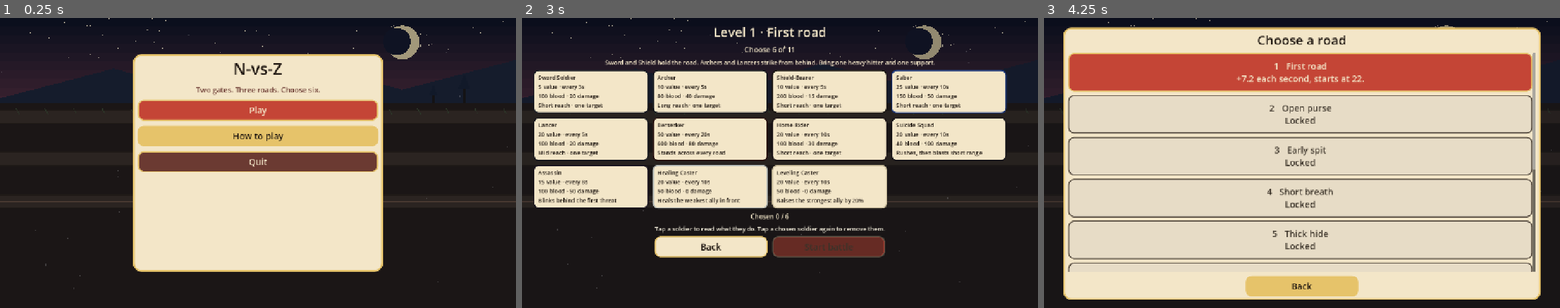
Above: before the commit, frames 1-3 (left to right).
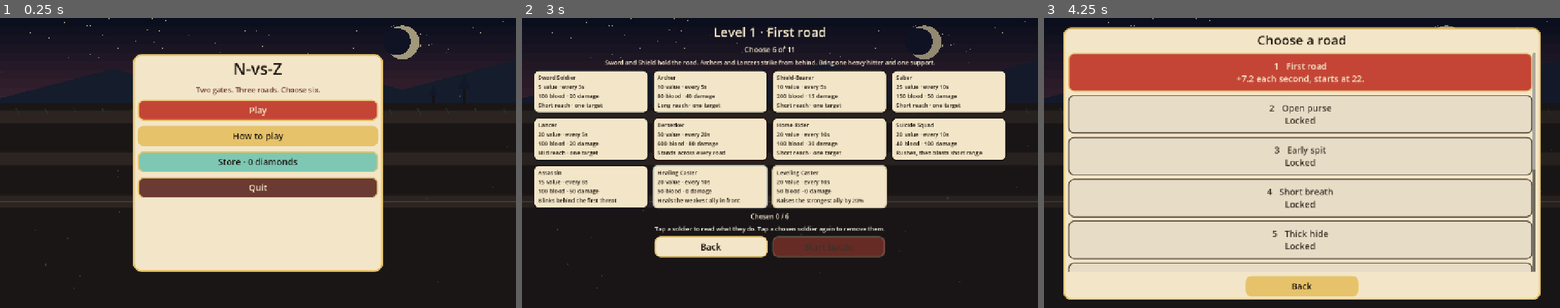
Above: after the commit, the same moments.

Repository: thomakhy025-code/n-vs-z
Game: Godot game, scene res://scenes/main.tscn
Same seed, same stepped clock (60 frames per second), same inputs: the game is played once before the commit and once after it.
Inputs:
- Up to frame 1 (0.25 s): no input
- Up to frame 2 (3 s): click "Play" at 0.5 s; click "Back" at 1.25 s; click "Play" at 2 s; click "1 First road +7.2 each second…" at 2.75 s
- Up to frame 3 (4.25 s): click "Back" at 3.5 s

The runs differ from the first frame. In frame 1, 6.3% of the frame differs, in the area x 26-74%, y 46-62%; in frame 2, 0.4%; in frame 3, nothing differs.

Commit message:
Keep the saber's black wrap and sell the navy skin for diamonds.
Co-authored-by: Cursor <cursoragent@cursor.com>

Diff:
--- a/scripts/main.gd
+++ b/scripts/main.gd
@@ -20,6 +20,8 @@
 The cursed gate calls its own dead: walkers, runners, brutes, spitters, bombers, and later an oni.
 
 Play lists ten roads. The first is open. Winning a road opens the next one. Your purse stays the same on every road. Theirs gets heavier.
+
+Each road you open pays 100 diamonds. The store on the title sells the saber's navy skin for 200 diamonds. Until then the saber keeps its black wrap.
 
 Escape or Back returns to the title."
 
@@ -32,6 +34,11 @@
 var last_id: String = ""
 var unlocked: int = 1
 var cleared: int = 0
+var diamonds: int = 0
+var saber_skin: bool = false
+var diamond_paid: int = 1
+const ROAD_DIAMONDS := 100
+const SABER_SKIN_COST := 200
 var chosen_level: int = 1
 var screen: String = "menu"
 
@@ -115,7 +122,7 @@
 func _unhandled_input(event: InputEvent) -> void:
 	if not event.is_action_pressed("pause"):
 		return
-	if screen == "how" or screen == "levels":
+	if screen == "how" or screen == "levels" or screen == "store":
 		_show_menu()
 		get_viewport().set_input_as_handled()
 	elif screen == "select":
@@ -163,6 +170,7 @@
 	else:
 		box.add_child(_menu_button("Play", Color("c44536"), _show_levels))
 	box.add_child(_menu_button("How to play", Color("e6c36a"), _show_how))
+	box.add_child(_menu_button("Store · %d diamonds" % diamonds, Color("7ec8b3"), _show_store))
 	box.add_child(_menu_button("Quit", Color("6b3a32"), func() -> void: get_tree().quit()))
 
 
@@ -183,6 +191,56 @@
 	var back := _menu_button("Back", Color("e6c36a"), _show_menu)
 	back.size_flags_horizontal = Control.SIZE_SHRINK_CENTER
 	box.add_child(back)
+
+
+func _show_store() -> void:
+	screen = "store"
+	var box := _open_page("Store")
+	var purse := UiSkin.label("Diamonds  %d" % diamonds, 22, Color("1c140e"))
+	purse.horizontal_alignment = HORIZONTAL_ALIGNMENT_CENTER
+	purse.mouse_filter = Control.MOUSE_FILTER_IGNORE
+	box.add_child(purse)
+	var pay := UiSkin.label("Each road you open pays %d diamonds." % ROAD_DIAMONDS, 16, Color("6b3a32"))
+	pay.horizontal_alignment = HORIZONTAL_ALIGNMENT_CENTER
+	pay.mouse_filter = Control.MOUSE_FILTER_IGNORE
+	box.add_child(pay)
+	var stage := SaberPreview.new()
+	stage.custom_minimum_size = Vector2(0, 190)
+	stage.size_flags_horizontal = Control.SIZE_EXPAND_FILL
+	stage.mouse_filter = Control.MOUSE_FILTER_IGNORE
+	box.add_child(stage)
+	var name := UiSkin.label("Saber skin", 26, Color("1c140e"))
+	name.horizontal_alignment = HORIZONTAL_ALIGNMENT_CENTER
+	name.mouse_filter = Control.MOUSE_FILTER_IGNORE
+	box.add_child(name)
+	var blurb := UiSkin.label("Navy hood, gold trim, red scarf, and the long grey sword.", 16, Color("2c2118"))
+	blurb.horizontal_alignment = HORIZONTAL_ALIGNMENT_CENTER
+	blurb.autowrap_mode = TextServer.AUTOWRAP_WORD_SMART
+	blurb.mouse_filter = Control.MOUSE_FILTER_IGNORE
+	box.add_child(blurb)
+	var state := "This skin is on every saber you call." if saber_skin else "The saber keeps its black wrap until you unlock this."
+	var note := UiSkin.label(state, 16, Color("6b3a32"))
+	note.horizontal_alignment = HORIZONTAL_ALIGNMENT_CENTER
+	note.autowrap_mode = TextServer.AUTOWRAP_WORD_SMART
+	note.mouse_filter = Control.MOUSE_FILTER_IGNORE
+	box.add_child(note)
+	var buy := _menu_button("Owned" if saber_skin else "Unlock for %d diamonds" % SABER_SKIN_COST, Color("1e3f8f"), _buy_saber_skin)
+	buy.disabled = saber_skin or diamonds < SABER_SKIN_COST
+	buy.size_flags_horizontal = Control.SIZE_SHRINK_CENTER
+	box.add_child(buy)
+	var back := _menu_button("Back", Color("e6c36a"), _show_menu)
+	back.size_flags_horizontal = Control.SIZE_SHRINK_CENTER
+	box.add_child(back)
+
+
+func _buy_saber_skin() -> void:
+	if saber_skin or diamonds < SABER_SKIN_COST:
+		return
+	diamonds -= SABER_SKIN_COST
+	saber_skin = true
+	Painter.saber_navy = true
+	_save_progress()
+	_show_store()
 
 
 func _show_levels() -> void:
@@ -509,28 +567,53 @@
 	if opened > unlocked:
 		unlocked = opened
 		changed = true
+	if _take_road_pay():
+		changed = true
 	if changed:
 		_save_progress()
+
+
+func _take_road_pay() -> bool:
+	if unlocked <= diamond_paid:
+		return false
+	diamonds += ROAD_DIAMONDS * (unlocked - diamond_paid)
+	diamond_paid = unlocked
+	return true
 
 
 func _load_progress() -> void:
 	unlocked = 1
 	cleared = 0
+	diamonds = 0
+	saber_skin = false
+	diamond_paid = 1
 	var cfg: ConfigFile = ConfigFile.new()
-	if cfg.load(SAVE_PATH) != OK:
-		return
-	unlocked = clampi(int(cfg.get_value("progress", "unlocked", 1)), 1, Levels.count())
-	var stored := int(cfg.get_value("progress", "cleared", -1))
-	if stored < 0:
-		cleared = maxi(0, unlocked - 1)
-	else:
-		cleared = clampi(stored, 0, Levels.count())
+	if cfg.load(SAVE_PATH) == OK:
+		unlocked = clampi(int(cfg.get_value("progress", "unlocked", 1)), 1, Levels.count())
+		var stored := int(cfg.get_value("progress", "cleared", -1))
+		if stored < 0:
+			cleared = maxi(0, unlocked - 1)
+		else:
+			cleared = clampi(stored, 0, Levels.count())
+		diamonds = maxi(0, int(cfg.get_value("progress", "diamonds", 0)))
+		saber_skin = bool(cfg.get_value("progress", "saber_skin", false))
+		if cfg.has_section_key("progress", "diamond_paid"):
+			diamond_paid = clampi(int(cfg.get_value("progress", "diamond_paid", 1)), 1, Levels.count())
+		else:
+			diamond_paid = 1
+	var paid := _take_road_pay()
+	Painter.saber_navy = saber_skin
+	if paid:
+		_save_progress()
 
 
 func _save_progress() -> void:
 	var cfg: ConfigFile = ConfigFile.new()
 	cfg.set_value("progress", "unlocked", unlocked)
 	cfg.set_value("progress", "cleared", cleared)
+	cfg.set_value("progress", "diamonds", diamonds)
+	cfg.set_value("progress", "saber_skin", saber_skin)
+	cfg.set_value("progress", "diamond_paid", diamond_paid)
 	cfg.save(SAVE_PATH)
 
 
@@ -707,3 +790,21 @@
 		action.call()
 	)
 	return button
+
+
+class SaberPreview:
+	extends Control
+
+	const Painter = preload("res://scripts/painter.gd")
+
+	func _ready() -> void:
+		resized.connect(queue_redraw)
+
+	func _draw() -> void:
+		var origin := Vector2(size.x * 0.5, size.y * 0.72)
+		var held: bool = Painter.saber_navy
+		Painter.saber_navy = true
+		draw_set_transform(origin, 0.0, Vector2(2.8, 2.8))
+		Painter.paint_local(self, Painter.look("saber"), {"phase": "march", "t": 0.0, "clock": 0.4, "flash": 0.0, "beat": 0})
+		draw_set_transform(Vector2.ZERO, 0.0, Vector2.ONE)
+		Painter.saber_navy = held
--- a/scripts/painter.gd
+++ b/scripts/painter.gd
@@ -1,11 +1,16 @@
 extends RefCounted
 
 static var _tilt: float = 0.0
+static var saber_navy: bool = false
 
 
 static func look(kind: String) -> Dictionary:
 	var row := _painted(kind)
 	row["paint"] = kind
+	if kind == "saber" and saber_navy:
+		row["skin"] = Color("f0c14a")
+		row["cloth"] = Color("1e3f8f")
+		row["trim"] = Color("e2b034")
 	return row
 
 
@@ -18,7 +23,7 @@
 		"shield":
 			return _look(Color("f0c9a0"), Color("1c1814"), Color("c4a574"), "shield", false, "ninja")
 		"saber":
-			return _look(Color("f0c14a"), Color("1e3f8f"), Color("e2b034"), "nodachi", false, "ninja")
+			return _look(Color("f0c9a0"), Color("1a1216"), Color("c44536"), "nodachi", false, "ninja")
 		"lancer":
 			return _look(Color("f0c9a0"), Color("161820"), Color("9aa4d4"), "spear", false, "ninja")
 		"berserker":
@@ -195,7 +200,7 @@
 	var snap := 0.0
 	if phase == "act":
 		snap = tip.x - chest.x
-	if cycle == "nodachi":
+	if cycle == "saber_navy":
 		_paint_saber(ci, chest, rear, front, tip, step, ground, phase, snap)
 		if phase == "act" and beat == contact_beat(weapon) and t > 0.35:
 			_arc(ci, front, 18.0 + t * 14.0, -1.2, 1.0, 14, Color(0.89, 0.69, 0.2, (1.0 - t) * 0.75), 3.0)
@@ -336,6 +341,8 @@
 static func _cycle_id(paint: String, weapon: String) -> String:
 	if weapon == "bow" or weapon == "crossbow":
 		return weapon
+	if paint == "saber" and saber_navy:
+		return "saber_navy"
 	match paint:
 		"horse":
 			return "horse"
@@ -501,6 +508,14 @@
 			]
 		"nodachi":
 			return [
+				_f(-2, -4, 6, -10, 8, -32, 1, 0, 0.1, 0.06),
+				_f(0, 8, 8, 4, 16, 16, 0, 0.4, 0.05, 0.02),
+				_f(-14, -8, -6, -18, -24, -4, -5, 1, -0.5, -0.42),
+				_f(6, 6, 14, 0, 38, 18, 8, 0.3, 1.1, 0.4),
+				_f(0, -2, 6, -8, 10, -26, 1, 0.2, 0.1, 0.08),
+			]
+		"saber_navy":
+			return [
 				_f(-9, 0, 6, 2, 16, 26, 2, 0, 0.25, 0.04),
 				_f(2, 8, 8, 4, 6, -36, 0, 0.2, 0.4, 0.02),
 				_f(-2, 0, 4, -6, -16, -34, -1, 0.3, 0.7, -0.16),
Not shown, changed: docs/index.pck
